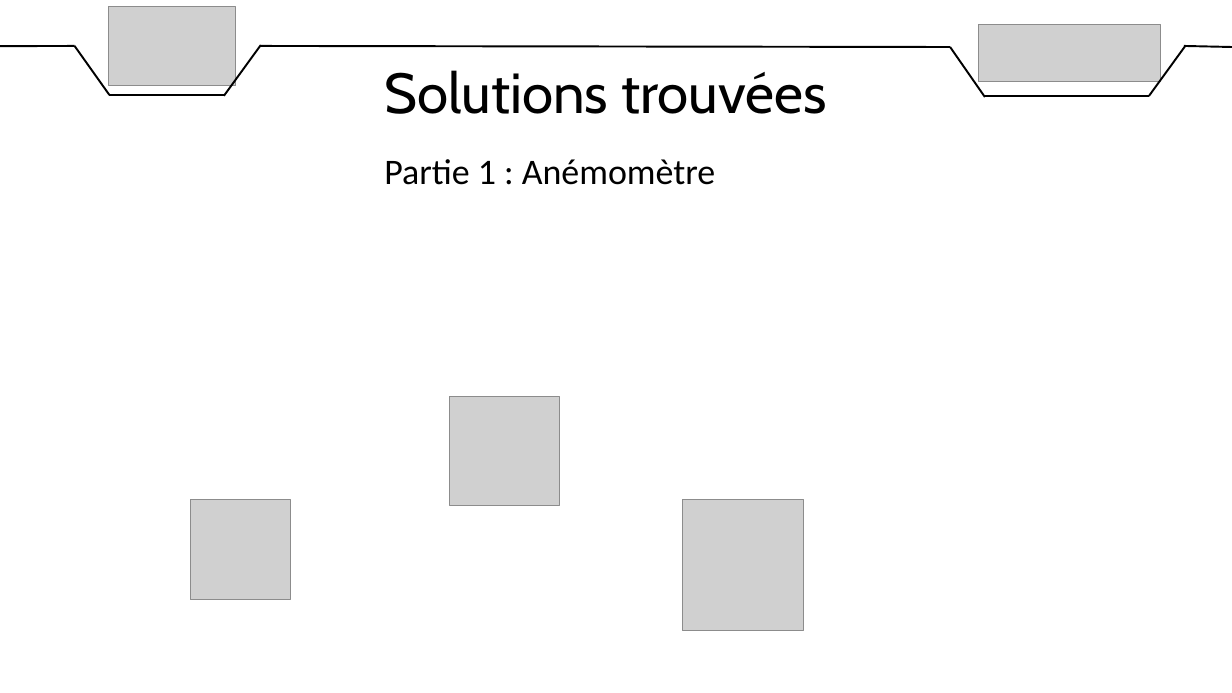
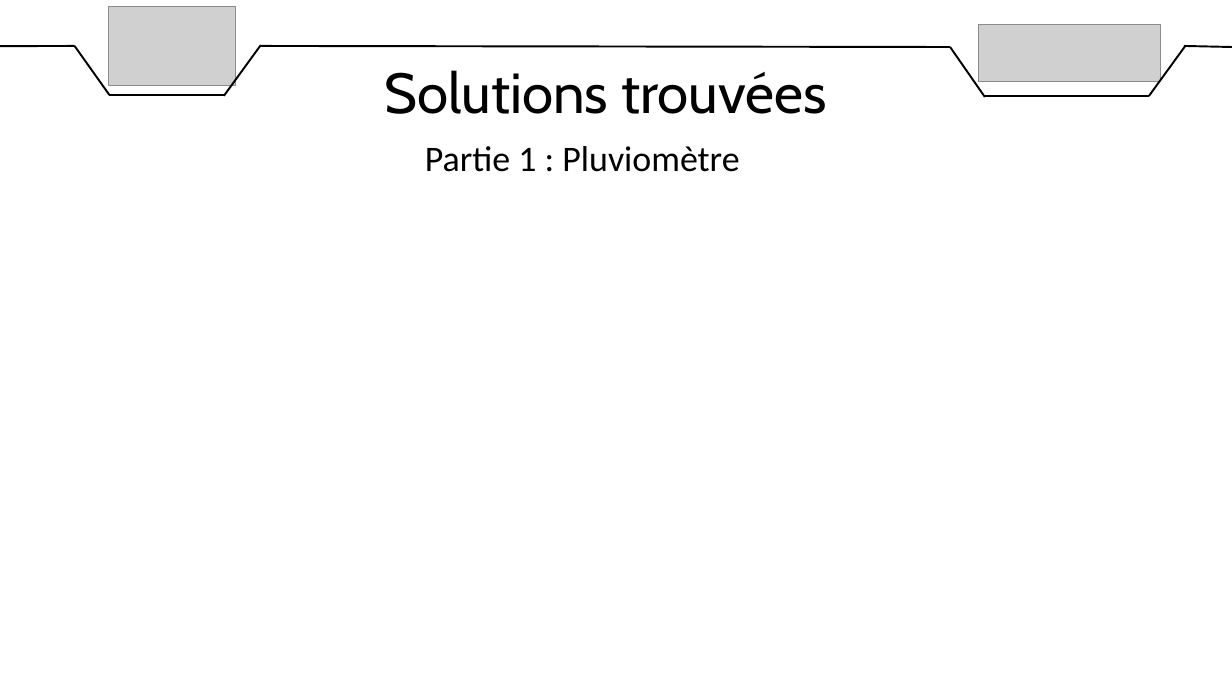
Before and after one commit to DylanChe/SupervisionSerre, a slide deck: slide 12 of oral_projet/revue_2/diaporama_revue_2_dylan.pptx. Drawn at 1232x693 pixels with LibreOffice and Linux fonts; fonts in the diff are those of the drawing; grey boxes stand for pictures. Boxes give left, top, right and bottom in pixels: in the first picture for what was removed or moved away, otherwise in the second. Text is boxed around its words. In the diff, an @@ line names an element or a change of style, - is before the commit and + after.

```diff
--- a/oral_projet/revue_2/diaporama_revue_2_dylan.pptx
+++ b/oral_projet/revue_2/diaporama_revue_2_dylan.pptx
@@ text at [425,146,739,172]: text changed @@
-Partie 1 : Anémomètre
+Partie 1 : Pluviomètre
@@ picture removed at [450,396,559,506] @@
@@ picture removed at [190,500,290,600] @@
@@ picture removed at [683,500,804,631] @@
```
Also in this commit, not shown: 1 other slide changed.
